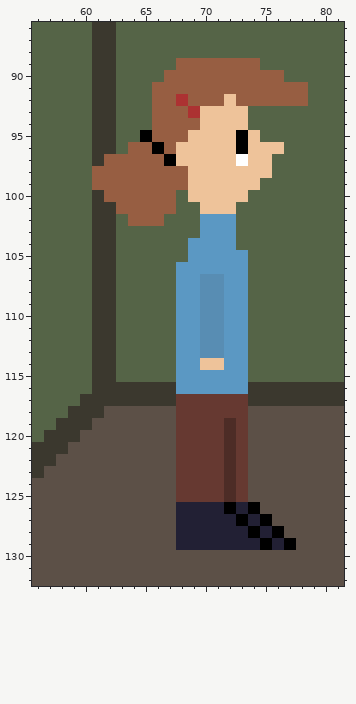
Two states of a pixel-art file, concepts/scene1-concept.aseprite. Above: the version before the commit.
640x180 pixels, 1 frame. Colours within 5 levels of each other are drawn and written as one. Shown: x 56..81, y 86..132. The commit also changed other parts of the picture, which this record leaves out.
After the commit:
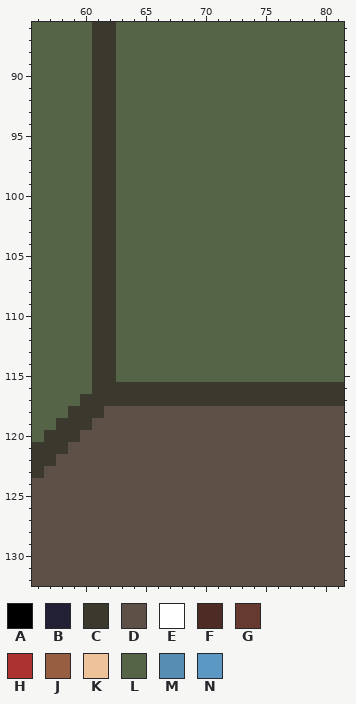
Palette (. is transparent): A #000000  B #222034  C #3b382e  D #5c5047  E #ffffff  F #4d2c26  G #663931  H #ac3232  J #975e42  K #eec39a  L #556447  M #588db3  N #5b98c3
The edit:
layer "Player" now hidden
Changed rows in their new state; - is an unchanged pixel.
first column x 61:
 89 -------LLLLLLL----
 90 ------LLLLLLLLLL--
 91 -----LLLLLLLLLLLLL
 92 -----LLLLLLLLLLLLL
 93 -----LLLLLLLL-----
 94 -----LLLLLLLL-----
 95 ----LLLLLLLLLL----
 96 ---LLLLLLLLLLLLL--
 97 -CLLLLLLLLLLLLL---
 98 CCLLLLLLLLLLLLL---
 99 CCLLLLLLLLLLLL----
100 -CLLLLL-LLLLL-----
101 --LLLLL--LLL------
102 ---LLL---LLL------
103 ---------LLL------
104 --------LLLL------
105 --------LLLLL-----
106 -------LLLLLL-----
107 -------LLLLLL-----
108 -------LLLLLL-----
109 -------LLLLLL-----
110 -------LLLLLL-----
111 -------LLLLLL-----
112 -------LLLLLL-----
113 -------LLLLLL-----
114 -------LLLLLL-----
115 -------LLLLLL-----
116 -------CCCCCC-----
117 -------CCCCCC-----
118 -------DDDDDD-----
119 -------DDDDDD-----
120 -------DDDDDD-----
121 -------DDDDDD-----
122 -------DDDDDD-----
123 -------DDDDDD-----
124 -------DDDDDD-----
125 -------DDDDDD-----
126 -------DDDDDDD----
127 -------DDDDDDDD---
128 -------DDDDDDDDD--
129 -------DDDDDDDDDD-
Where, in picture pixels (left, top, right, bottom), the same in both pictures:
changed: (92, 58, 308, 550)
